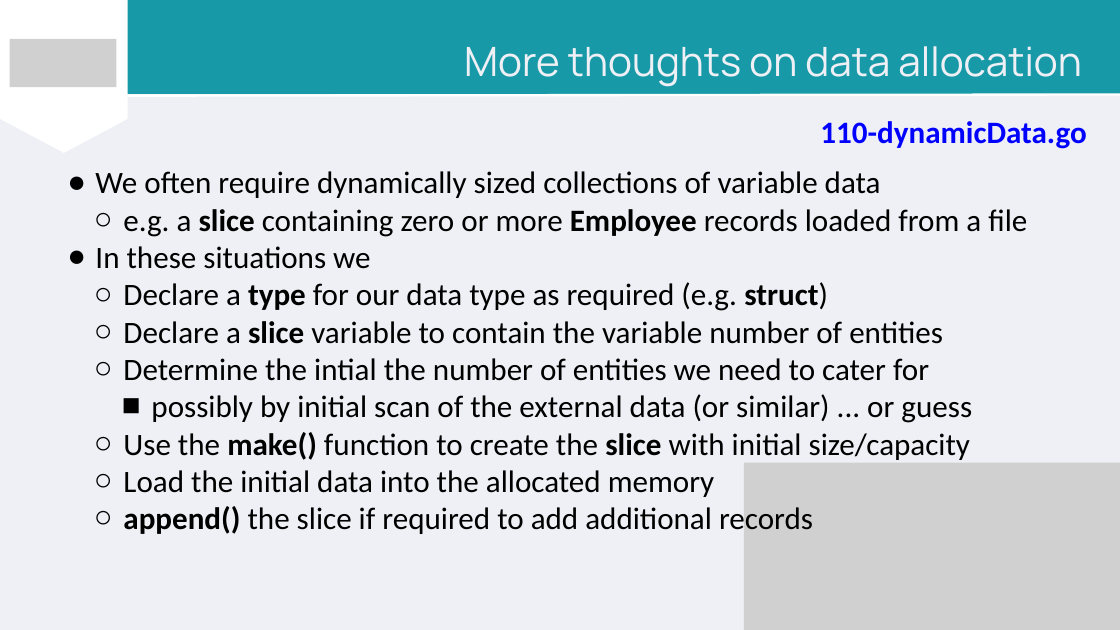
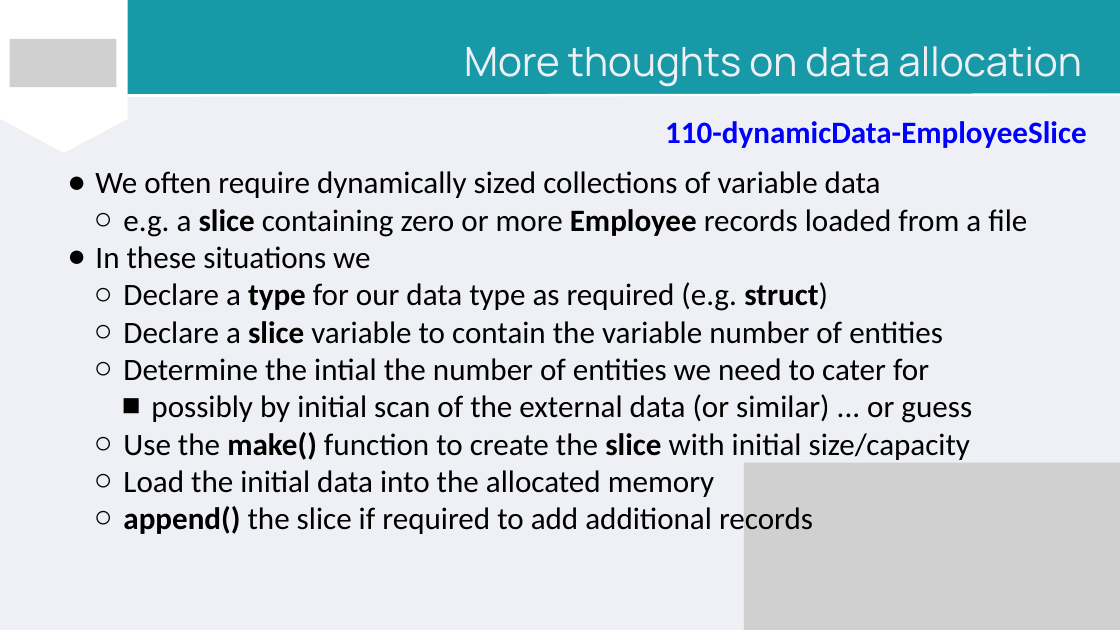
Before and after one commit to PeterWillmot/GoForExperiencedDevelopers, a slide deck: slide 37 of PPT/Go for Experienced Developers.pptx. Drawn at 1120x630 pixels with LibreOffice and Linux fonts; fonts in the diff are those of the drawing; grey boxes stand for pictures. Boxes give left, top, right and bottom in pixels: in the first picture for what was removed or moved away, otherwise in the second. Text is boxed around its words. In the diff, an @@ line names an element or a change of style, - is before the commit and + after.

```diff
--- a/PPT/Go for Experienced Developers.pptx
+++ b/PPT/Go for Experienced Developers.pptx
@@ text at (x1=665, y1=121, x2=1086, y2=148): text changed @@
-110-dynamicData.go
+110-dynamicData-EmployeeSlice
```
Also in this commit, not shown: 25 other slides changed, 2 slides added, 3 slides removed, 5 other files.
